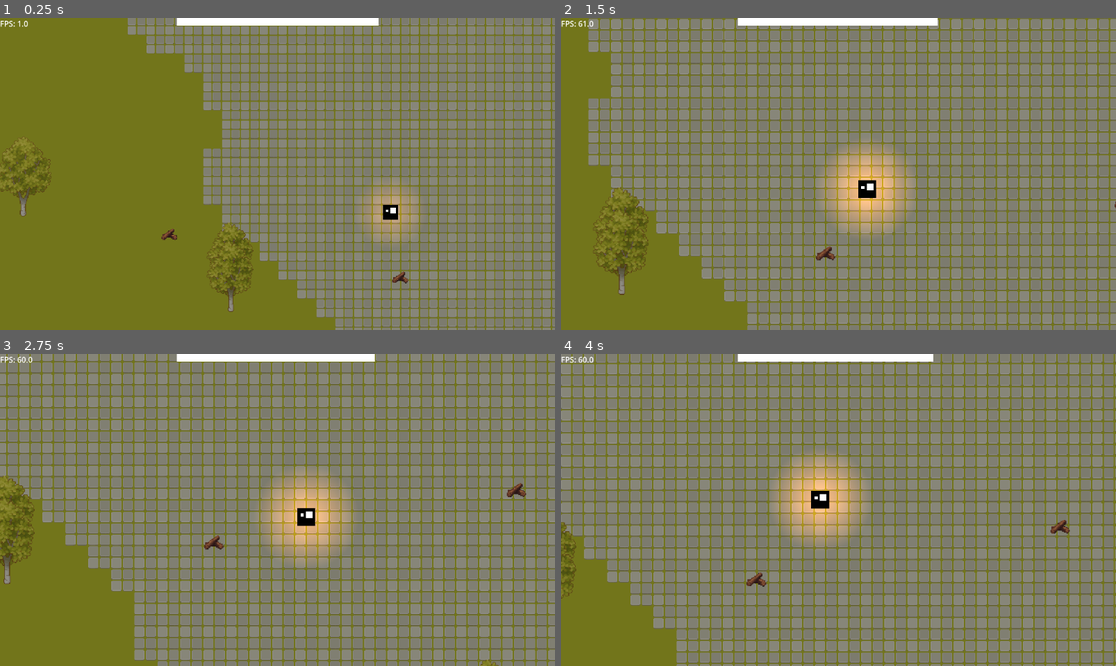
Above: before the commit, frames 1-4 (two rows, left to right).
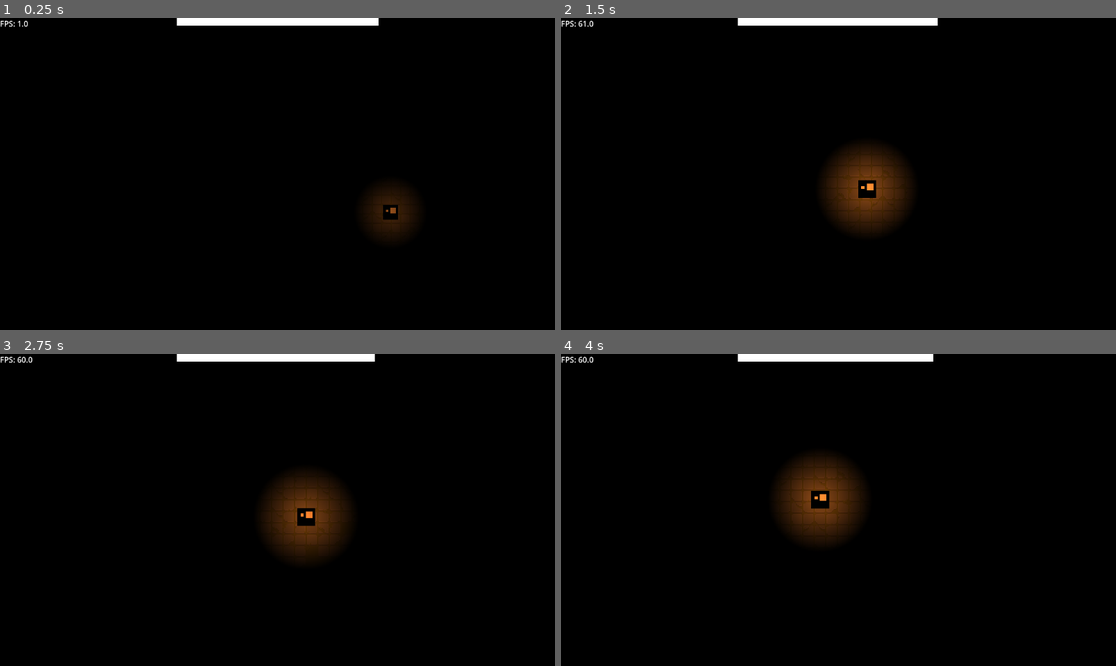
Above: after the commit, the same moments.

Repository: Kunggings/bonfire
Game: Godot game, scene res://scenes/main.tscn
Two runs of this game, one before a commit and one after it. Both use one fixed random seed, a clock stepped at 60 frames per second and the inputs below.
Inputs:
- Up to frame 1 (0.25 s): no input
- Up to frame 2 (1.5 s): hold D (right) 0.53-1.28 s; hold S (down) from 1.28 s (still down)
- Up to frame 3 (2.75 s): release S (down) at 2.03 s; hold D (right) from 2.03 s (still down)
- Up to frame 4 (4 s): release D (right) at 2.78 s; hold W (up) 2.78-3.53 s; hold A (left) from 3.53 s (still down)

The runs differ from the first frame. In frame 1, 99% of the frame differs, in the area x 0-100%, y 0-100%; in frame 2, 99%; in frame 3, 99%; in frame 4, 99%.

Commit message:
Improved Terriain

Diff:
--- a/scenes/main.tscn
+++ b/scenes/main.tscn
@@ -42,7 +42,7 @@
 player = NodePath("../../Player")
 
 [node name="CollisionBoarder" type="StaticBody2D" parent="."]
-collision_layer = 2
+collision_layer = 0
 collision_mask = 0
 
 [node name="CollisionPolygon2D" type="CollisionPolygon2D" parent="CollisionBoarder"]
@@ -61,7 +61,6 @@
 tile_set = ExtResource("6_ya4ey")
 
 [node name="CanvasModulate" type="CanvasModulate" parent="."]
-visible = false
 color = Color(0, 0, 0, 1)
 
 [node name="Bonfires" type="Node" parent="."]
--- a/scenes/random_generation.tscn
+++ b/scenes/random_generation.tscn
@@ -21,6 +21,7 @@
 script = ExtResource("1_mmgq7")
 noise_height_texture = SubResource("NoiseTexture2D_wyi8h")
 tree_texture = SubResource("NoiseTexture2D_m2gbs")
+stone_threshold = -0.2
 
 [node name="Layer Floor" type="TileMapLayer" parent="World"]
 tile_set = ExtResource("2_wyi8h")
--- a/scenes/world.gd
+++ b/scenes/world.gd
@@ -2,6 +2,12 @@
 
 @export var noise_height_texture: NoiseTexture2D
 @export var tree_texture: NoiseTexture2D
+
+# ====== ADJUSTABLE THRESHOLDS ======
+@export var grass_threshold: float = 0.0      # Above this = grass
+@export var stone_threshold: float = -0.1     # Below this = stone
+var tree_threshold: float = 0.8       # Above this = tree
+# ===================================
 
 var noise: Noise
 var tree_noise: Noise
@@ -9,9 +15,34 @@
 
 var source_id := 0
 var tree_source_id := 3
-var grass_atlas := Vector2i(0, 0)
-var stone_atlas := Vector2i(0, 4)
-var tree_atlas_arr := [Vector2i(9,1), Vector2i(5,0)]
+
+var grass_atlas_arr := [
+	Vector2i(0,0), Vector2i(0,1), Vector2i(0,2), Vector2i(0,3),
+	Vector2i(1,0), Vector2i(1,1), Vector2i(1,2), Vector2i(1,3),
+	Vector2i(2,0), Vector2i(2,1), Vector2i(2,2), Vector2i(2,3),
+	Vector2i(3,0), Vector2i(3,1), Vector2i(3,2), Vector2i(3,3),
+	Vector2i(4,0), Vector2i(4,1), Vector2i(4,2), Vector2i(4,3),
+	Vector2i(5,0), Vector2i(5,1), Vector2i(5,2), Vector2i(5,3),
+	Vector2i(6,0), Vector2i(6,1), Vector2i(6,2), Vector2i(6,3),
+	Vector2i(7,0), Vector2i(7,1), Vector2i(7,2), Vector2i(7,3)
+]
+
+var stone_atlas_arr := [
+	Vector2i(0,4), Vector2i(0,5), Vector2i(0,6),
+	Vector2i(1,4), Vector2i(1,5), Vector2i(1,6)
+]
+
+var edge_stone_atlas_arr := [
+	Vector2i(0,7), Vector2i(1,7),
+	Vector2i(2,4), Vector2i(3,4), Vector2i(4,4), Vector2i(5,4), Vector2i(6,4), Vector2i(7,4),
+	Vector2i(2,5), Vector2i(3,5), Vector2i(4,5), Vector2i(5,5), Vector2i(6,5), Vector2i(7,5),
+	Vector2i(2,6), Vector2i(3,6), Vector2i(4,6), Vector2i(5,6), Vector2i(6,6), Vector2i(7,6),
+	Vector2i(2,7), Vector2i(3,7), Vector2i(4,7), Vector2i(5,7)
+]
+
+var tree_atlas_arr := [
+	Vector2i(9,1), Vector2i(5,0)
+]
 
 @onready var layer_floor: TileMapLayer = $"Layer Floor"
 @onready var layer_tree: TileMapLayer = $"Layer Tree"
@@ -32,10 +63,15 @@
 			var noise_val := noise.get_noise_2d(x, y)
 			var tree_noise_val := tree_noise.get_noise_2d(x, y)
 
-			# --- Ground ---
-			if noise_val > 0.0:
-				layer_floor.set_cell(Vector2i(x, y), source_id, grass_atlas)
-				if tree_noise_val > 0.8:
+			# --------- TERRAIN BASED ON THRESHOLDS ---------
+			if noise_val > grass_threshold:
+				layer_floor.set_cell(Vector2i(x, y), source_id, grass_atlas_arr.pick_random())
+
+				if tree_noise_val > tree_threshold:
 					layer_tree.set_cell(Vector2i(x, y), tree_source_id, tree_atlas_arr.pick_random())
+
+			elif noise_val < stone_threshold:
+				layer_floor.set_cell(Vector2i(x, y), source_id, stone_atlas_arr.pick_random())
+
 			else:
-				layer_floor.set_cell(Vector2i(x, y), source_id, stone_atlas)
+				layer_floor.set_cell(Vector2i(x, y), source_id, edge_stone_atlas_arr.pick_random())
